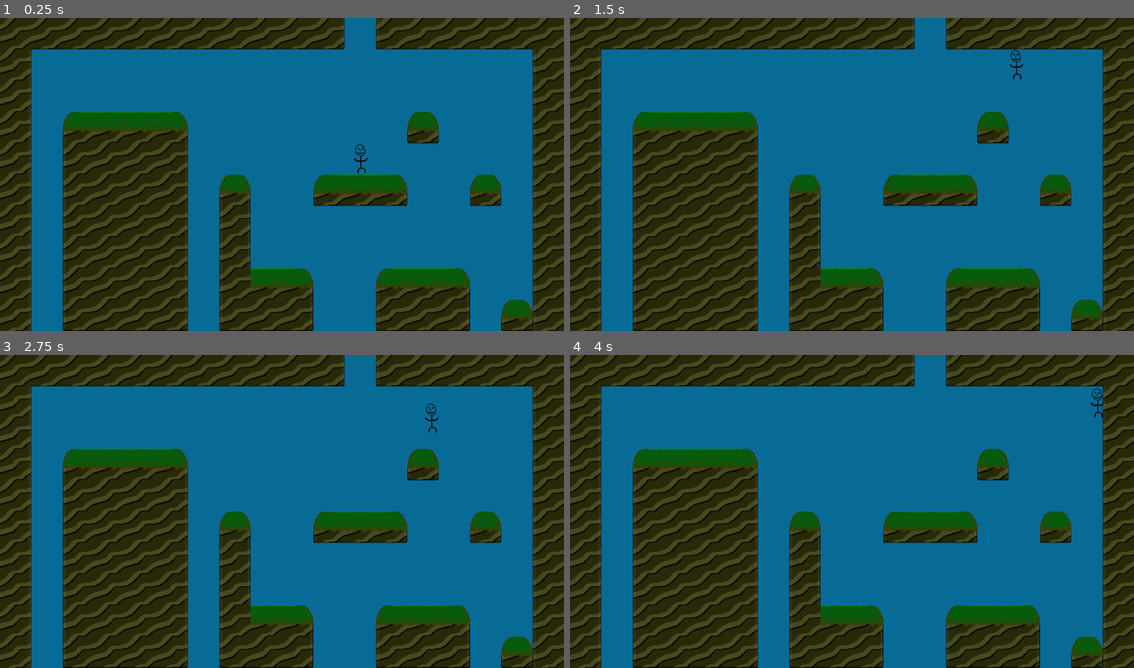
Above: before the commit, frames 1-4 (two rows, left to right).
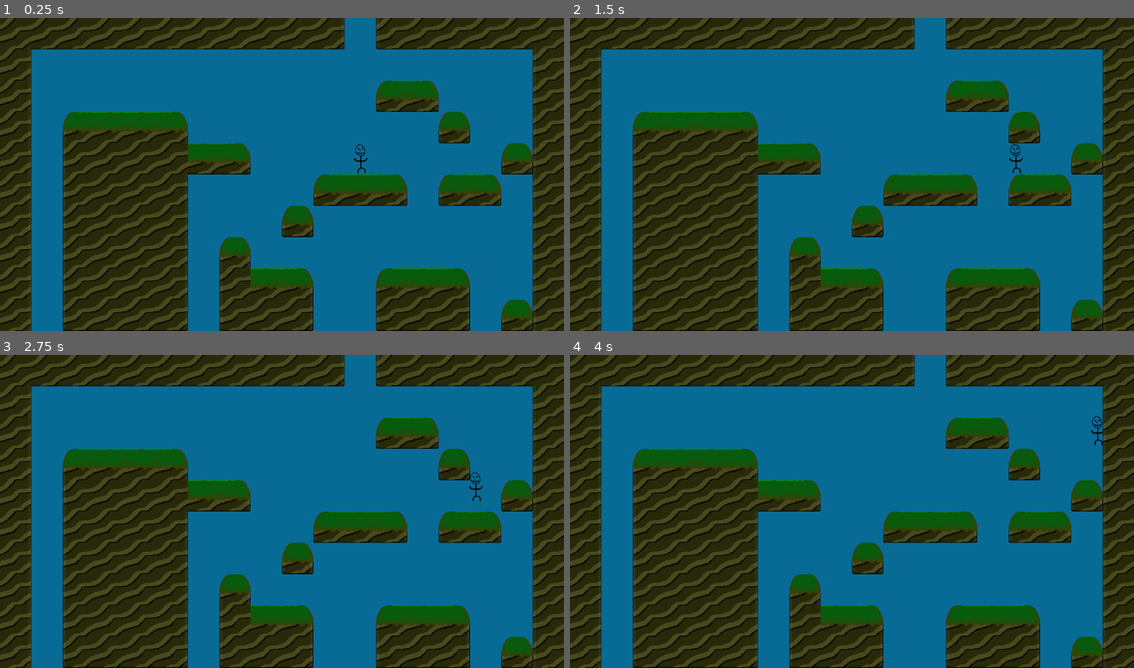
Above: after the commit, the same moments.

Repository: ephreal/RetroactiveRadiocarbons
Game: Godot game, scene res://Assets/demos/demo1/Demo1.tscn
Same seed, same stepped clock (60 frames per second), same inputs: the game is played once before the commit and once after it. The project has no main scene, so this scene is started directly.
Inputs:
- Up to frame 1 (0.25 s): no input
- Up to frame 2 (1.5 s): tap Enter at 0.5 s; hold Right (ui_right) from 0.53 s (still down); tap Space (jump) at 0.6, 0.77, 1.07, 1.35 s
- Up to frame 3 (2.75 s): tap Space (jump) at 1.52, 1.82, 2.1 s; release Right (ui_right) at 2.03 s; hold Left (ui_left) from 2.03 s (still down)
- Up to frame 4 (4 s): release Left (ui_left) at 2.78 s; hold Right (ui_right) from 2.78 s (still down); tap Space (jump) at 2.85, 3.02, 3.32, 3.6, 3.77 s

The runs differ from the first frame. In frame 1, 6.2% of the frame differs, in the area x 33-95%, y 20-80%; in frame 2, 6.3%; in frame 3, 6.3%; in frame 4, 6.3%, in the area x 33-95%, y 10-80%.

Commit message:
Updates gravity and movement vars

Diff:
--- a/Assets/demos/demo1/Demo1.tscn
+++ b/Assets/demos/demo1/Demo1.tscn
@@ -170,7 +170,7 @@
 position = Vector2(736, 287)
 
 [node name="Platforms" parent="." instance=ExtResource("3_snsn1")]
-layer_0/tile_data = PackedInt32Array(327692, 131073, 3, 3276 …(128 unchanged characters)… 37, 2, 589836, 1, 2, 589833, 131073, 2, 327687, 327681, 0, 393223, 327681, 1, 524296, 65537, 0, 589832, 65537, 2, 196610, 1, 0, 196611, 65537, 0, 196612, 65537, 0, 196613, 131073, 0, 262149, 131073, 1, 327685, 131073, 1, 393221, 131073, 1, 458757, 131073, 1, 524293, 131073, 1, 589829, 131073, 2, 262146, 1, 1, 327682, 1, 1, 393218, 1, 1, 458754, 1, 1, 524290, 1, 1, 589826, 1, 2, 589828, 65537, 2, 524292, 65537, 1, 458756, 65537, 1, 393220, 65537, 1, 327684, 65537, 1, 262148, 65537, 1, 262147, 65537, 1, 327683, 65537, 1, 393219, 65537, 1, 458755, 65537, 1, 524291, 65537, 1, 589827, 65537, 2, 589840, 196609, 2, 458759, 327681, 1, 524295, 1, 1, 589831, 1, 2, 327695, 196609, 2, 196621, 196609, 2)
+layer_0/tile_data = PackedInt32Array(327692, 131073, 3, 3276 …(128 unchanged characters)… 37, 2, 589836, 1, 2, 589833, 131073, 2, 524296, 65537, 0, 589832, 65537, 2, 196610, 1, 0, 196611, 65537, 0, 196612, 65537, 0, 196613, 131073, 0, 262149, 65537, 1, 327685, 131073, 1, 393221, 131073, 1, 458757, 131073, 1, 524293, 131073, 1, 589829, 131073, 2, 262146, 1, 1, 327682, 1, 1, 393218, 1, 1, 458754, 1, 1, 524290, 1, 1, 589826, 1, 2, 589828, 65537, 2, 524292, 65537, 1, 458756, 65537, 1, 393220, 65537, 1, 327684, 65537, 1, 262148, 65537, 1, 262147, 65537, 1, 327683, 65537, 1, 393219, 65537, 1, 458755, 65537, 1, 524291, 65537, 1, 589827, 65537, 2, 589840, 196609, 2, 458759, 327681, 0, 524295, 1, 1, 589831, 1, 2, 393225, 196609, 2, 262151, 131073, 3, 262150, 65537, 3, 262160, 196609, 2, 131084, 1, 3, 131085, 131073, 3, 196622, 196609, 2, 327694, 1, 3, 327695, 131073, 3)
 
 [node name="Walls" type="TileMap" parent="."]
 tile_set = SubResource("TileSet_58uvd")
--- a/Assets/global scripts/GameVars.gd
+++ b/Assets/global scripts/GameVars.gd
@@ -1,4 +1,4 @@
 extends Node
 
 # Global Game Variables
-const GRAVITY = 200
+const GRAVITY = 600
--- a/Assets/player/player.gd
+++ b/Assets/player/player.gd
@@ -1,5 +1,6 @@
 extends CharacterBody2D
-var WALK_SPEED = 200
+var WALK_SPEED = 250
+var JUMP_SPEED = 300
 
 # Called when the node enters the scene tree for the first time.
 func _ready():
@@ -17,8 +18,8 @@
 	else:
 		velocity.x = 0
 
-	if Input.is_action_just_pressed("jump"):
-		velocity.y -= WALK_SPEED
+	if Input.is_action_just_pressed("jump") and self.is_on_floor():
+		velocity.y -= JUMP_SPEED
 
 	# "move_and_slide" already takes delta time into account.
 	self.move_and_slide()
